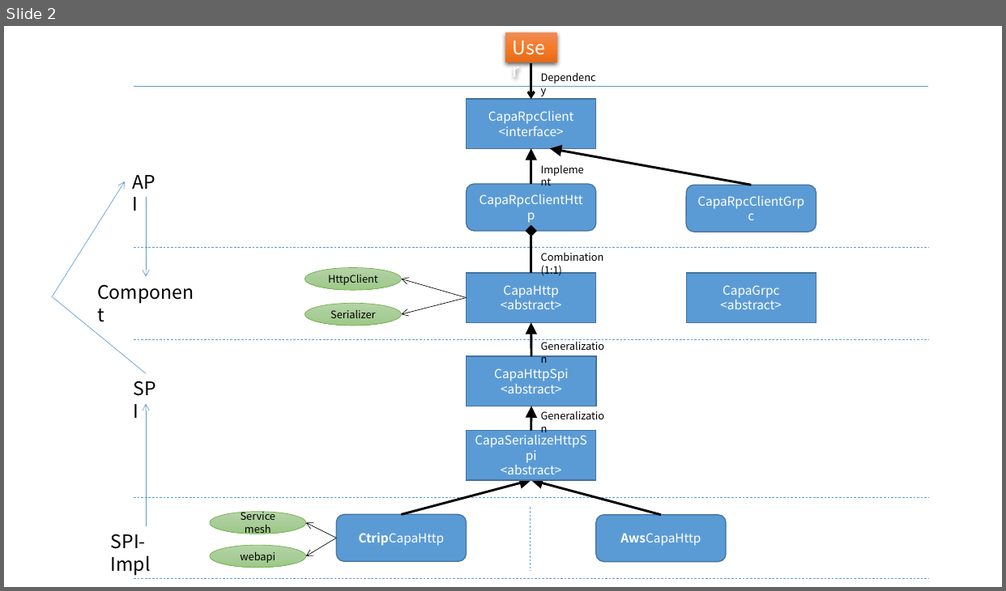
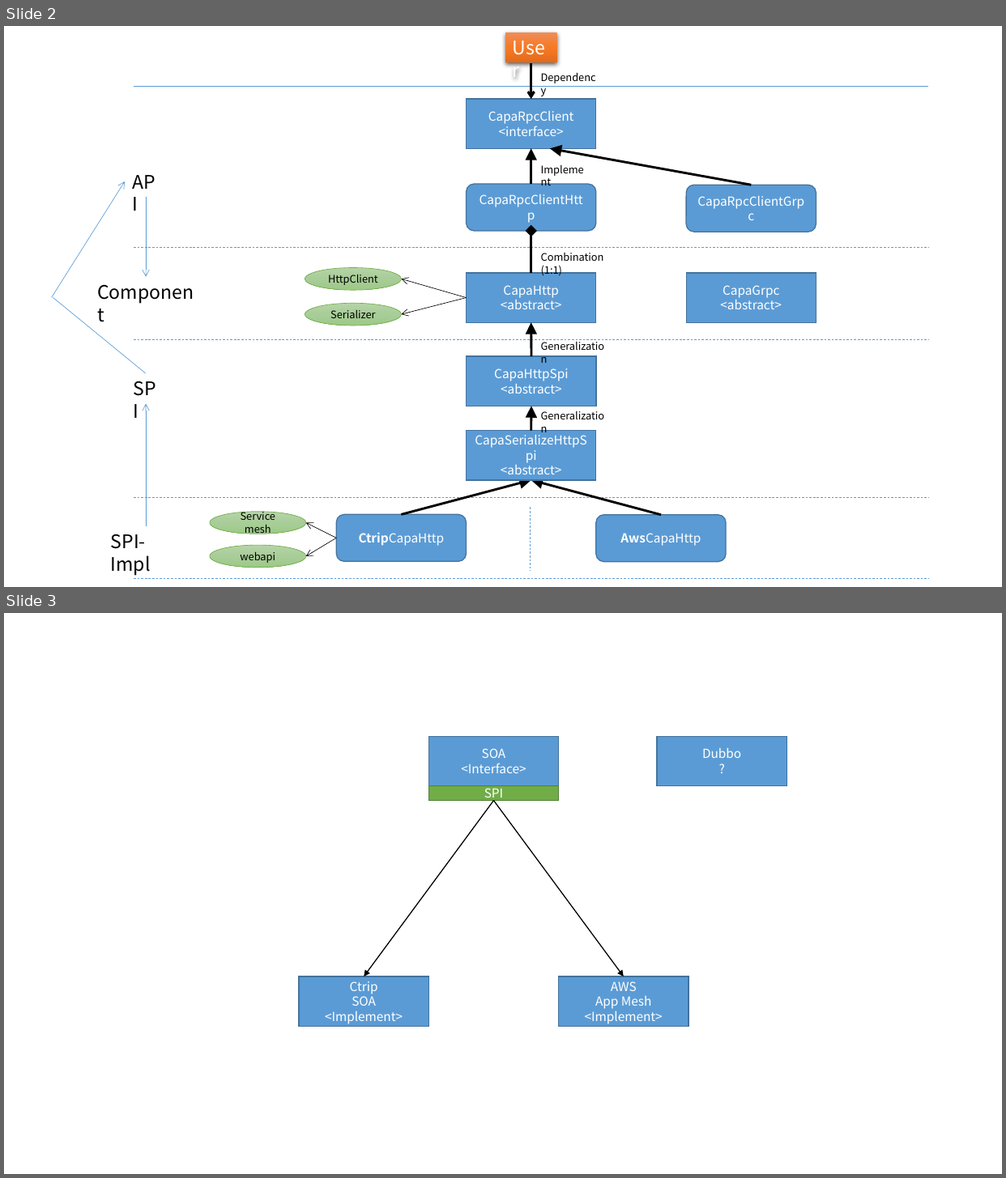
Before and after one commit to capa-cloud/capa-java, a slide deck: docs/capa-design.pptx. Shown one above the other, each under a label of ours: slide 2 before the commit, slides 2 and 3 after it. The pictures are 1006x591 and 1006x1178 pixels, drawn with LibreOffice and Linux fonts; fonts in the diff are those of the drawing. Boxes give left, top, right and bottom in pixels: in the first picture for what was removed or moved away, otherwise in the second. Text is boxed around its words. In the diff, an @@ line names an element or a change of style, - is before the commit and + after.

```diff
--- a/docs/capa-design.pptx
+++ b/docs/capa-design.pptx
@@ slide 3 added at (4,613,1002,1174), background #FFFFFF @@
@@ rectangle added at (429,736,559,786), fill #5B9BD5, outline #43739E 1 pt, 12 pt, text #FFFFFF @@
+SOA
+<Interface>
@@ rectangle added at (657,736,786,786), fill #5B9BD5, outline #43739E 1 pt, 12 pt, text #FFFFFF @@
+Dubbo
+?
@@ arrow added from (493, 801) to (364, 977), #000000 1 pt @@
@@ rectangle added at (429,786,559,801), fill #70AD47, outline #538035 1 pt, 12 pt, text #FFFFFF @@
+SPI
@@ arrow added from (493, 801) to (624, 977), #000000 1 pt @@
@@ rectangle added at (299,977,428,1026), fill #5B9BD5, outline #43739E 1 pt, 12 pt, text #FFFFFF @@
+Ctrip
+SOA
+<Implement>
@@ rectangle added at (559,977,688,1026), fill #5B9BD5, outline #43739E 1 pt, 12 pt, text #FFFFFF @@
+AWS
+App Mesh
+<Implement>
```
Also in this commit, not shown: 1 other slide added, 1 other file.
